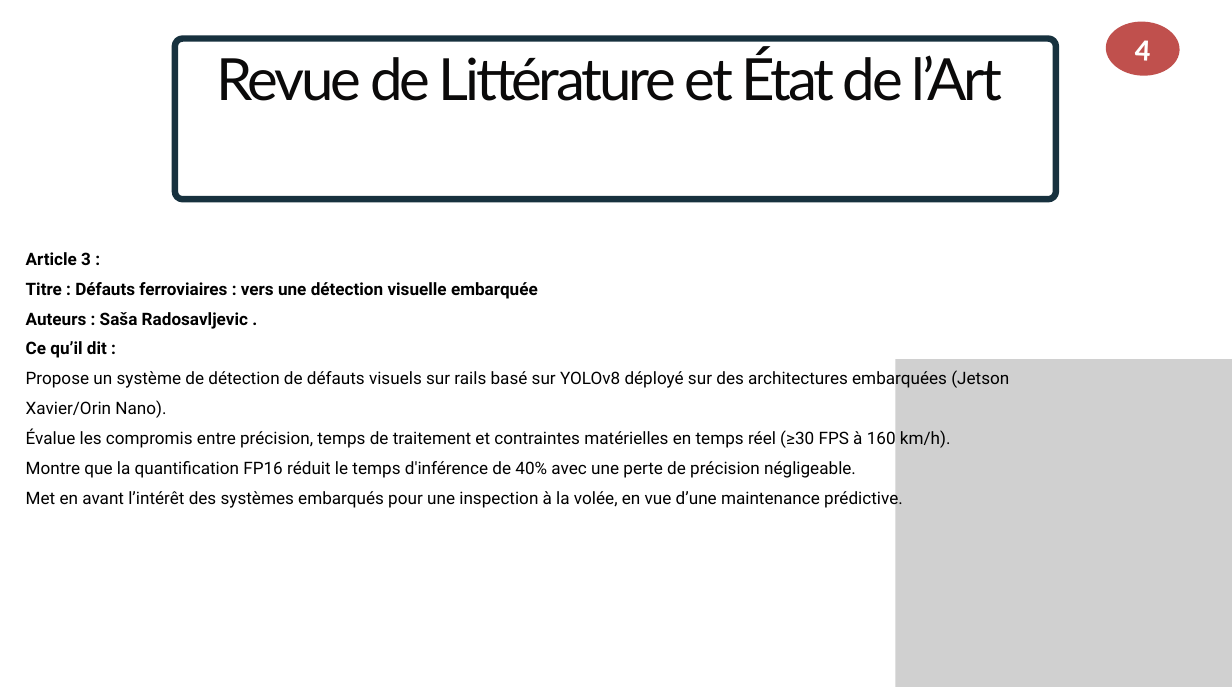
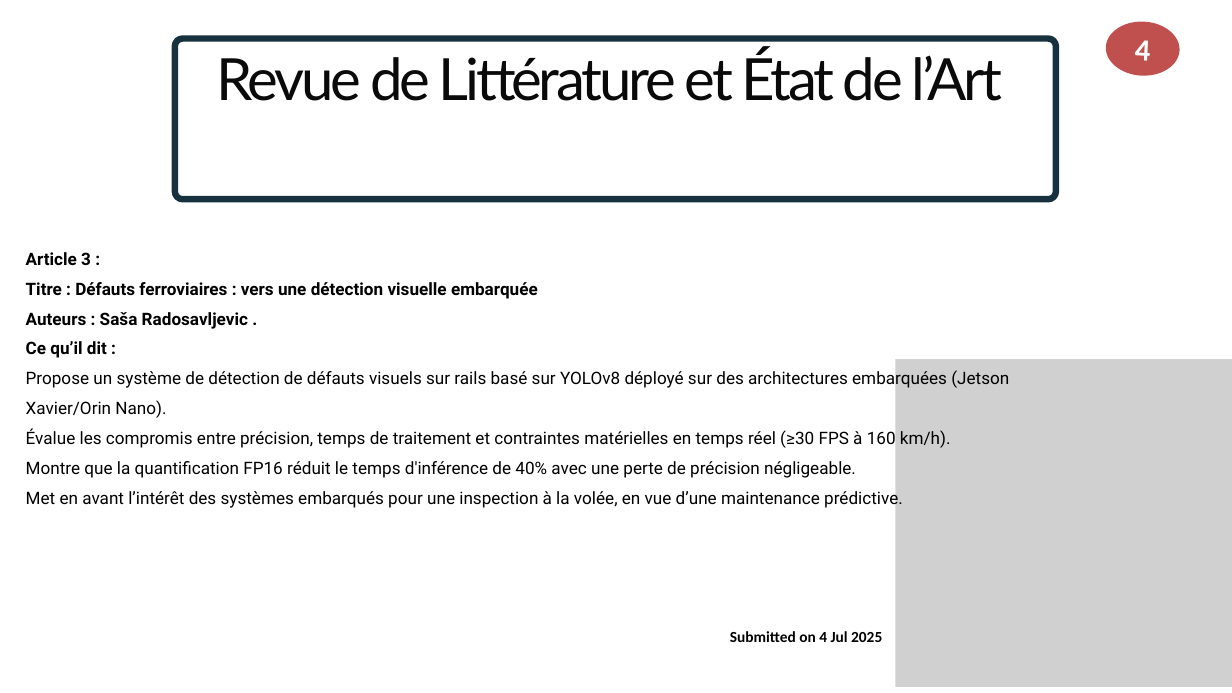
Before and after one commit to eljazouly-mohamed/mon_projet, a slide deck: slide 6 of FRDISI (1).pptx. Drawn at 1232x693 pixels with LibreOffice and Linux fonts; fonts in the diff are those of the drawing; grey boxes stand for pictures. Boxes give left, top, right and bottom in pixels: in the first picture for what was removed or moved away, otherwise in the second. Text is boxed around its words. In the diff, an @@ line names an element or a change of style, - is before the commit and + after.

Commit message:
next commit presentation

```diff
--- a/FRDISI (1).pptx
+++ b/FRDISI (1).pptx
@@ text added at (730,631,882,642), 18 pt, text #000000, bold @@
+Submitted on 4 Jul 2025
```
